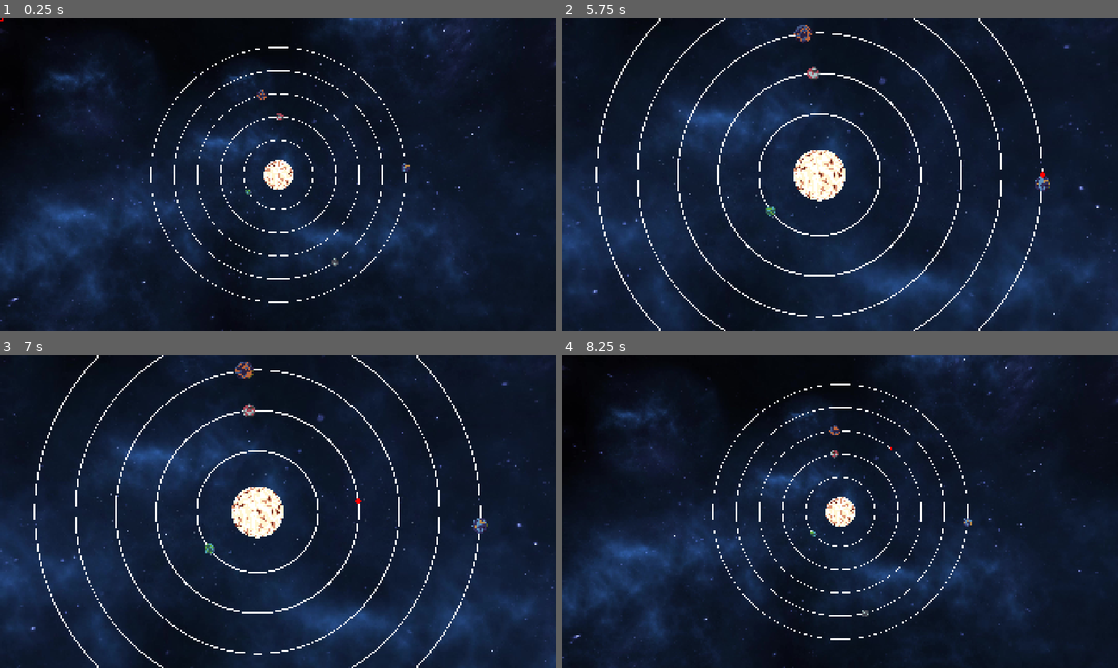
Above: before the commit, frames 1-4 (two rows, left to right).
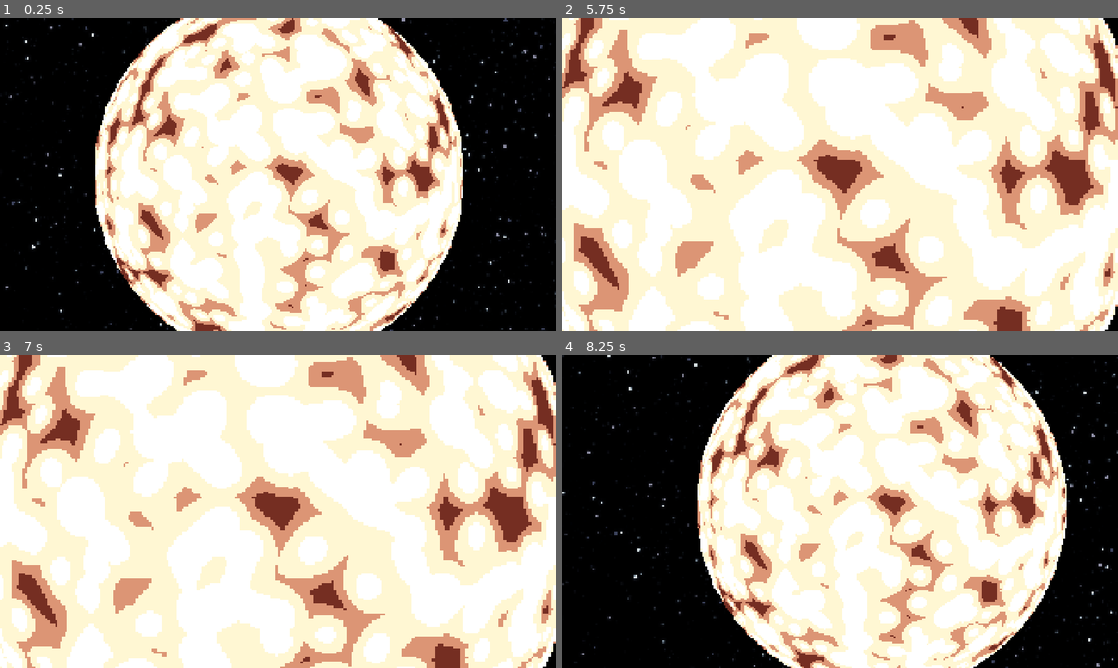
Above: after the commit, the same moments.

Repository: ChetterKRSK/SpaceSpeedrunner
Game: Godot game, scene res://gameScene.tscn
Same seed, same stepped clock (60 frames per second), same inputs: the game is played once before the commit and once after it.
Inputs (mouse positions are in pixels of both pictures, inside the frame that each line leads up to):
- Up to frame 1 (0.25 s): no input
- Up to frame 2 (5.75 s): tap Enter (ui_accept) at 0.5, 0.77, 2, 2.75, 3.5, 3.77, 5 s; move the mouse to (962, 158) at 0.52 s; hold D (Move_Right) 0.53-1.25 s; click (962, 158) at 0.67 s; drag from (728, 190) to (812, 237) at 1.27 s; move the mouse to (895, 105) at 2.02 s; hold D (Move_Right) 2.03-2.75 s; click (895, 105) at 2.17 s; drag from (812, 237) to (673, 127) at 2.77 s; move the mouse to (1006, 221) at 3.52 s; hold Left (Move_Left) 3.53-4.25 s; click (1006, 221) at 3.67 s; tap Middle mouse button (Drag_Map) at 4.15 s; drag from (673, 127) to (756, 96) at 4.27 s; move the mouse to (867, 174) at 5.02 s; hold Left (Move_Left) from 5.03 s (still down); click (867, 174) at 5.17 s; tap Mouse wheel up (Zoom_In_Map) at 5.65 s
- Up to frame 3 (7 s): release Left (Move_Left) at 5.75 s; drag from (194, 433) to (166, 527) at 5.77 s; move the mouse to (400, 495) at 6.52 s; hold D (Move_Right) from 6.53 s (still down); click (400, 495) at 6.67 s; tap Enter (ui_accept) at 6.77 s
- Up to frame 4 (8.25 s): tap Mouse wheel down (Zoom_Out_Map) at 7.15 s; release D (Move_Right) at 7.25 s; drag from (728, 527) to (812, 574) at 7.27 s; move the mouse to (895, 442) at 8.02 s; hold Left (Move_Left) from 8.03 s (still down); click (895, 442) at 8.17 s

The runs differ from the first frame. In frame 1, 93% of the frame differs, in the area x 0-100%, y 0-100%; in frame 2, 99%; in frame 3, 99%; in frame 4, 92%.

Commit message:
Адаптивный UI на звездной карте

Diff:
--- a/gameScene.tscn
+++ b/gameScene.tscn
@@ -1,8 +1,8 @@
-[gd_scene load_steps=22 format=3 uid="uid://b0x017ss6meho"]
+[gd_scene load_steps=22 format=3 uid="uid://ipyyy8fyw71i"]
 
 [ext_resource type="Texture2D" uid="uid://sxem2r1i44in" path="res://assets/Sprites/Planet1.png" id="1_ijlju"]
 [ext_resource type="Script" uid="uid://dh4n41emaw2ty" path="res://game_scene.gd" id="1_vdwas"]
-[ext_resource type="Texture2D" uid="uid://e8f4ya12ohp" path="res://assets/Sprites/SpaceBG1.jpg" id="2_2aj80"]
+[ext_resource type="Texture2D" uid="uid://d0vw5hu814uri" path="res://assets/Sprites/SpaceBG2.png" id="2_ftf7w"]
 [ext_resource type="Texture2D" uid="uid://cg8d6scweyojp" path="res://assets/Sprites/Planet2.png" id="2_vdwas"]
 [ext_resource type="Texture2D" uid="uid://ck5wuiqdc7snw" path="res://assets/Sprites/Planet3.png" id="3_2aj80"]
 [ext_resource type="Texture2D" uid="uid://yq0luvem7lf" path="res://assets/Sprites/Planet4.png" id="4_ftf7w"]
@@ -125,17 +125,68 @@
 [sub_resource type="CircleShape2D" id="CircleShape2D_oqr1i"]
 radius = 640.0
 
-[node name="GameScene" type="Node2D" node_paths=PackedStringArray("planetPaths")]
+[node name="GameScene" type="Node2D" node_paths=PackedStringArray("planetPaths", "planetOrbits")]
 script = ExtResource("1_vdwas")
 planetPaths = [NodePath("MainObjectsSystem/PlanetOrbit1/PathFollow2D"), NodePath("MainObjectsSystem/PlanetOrbit2/PathFollow2D"), NodePath("MainObjectsSystem/PlanetOrbit3/PathFollow2D"), NodePath("MainObjectsSystem/PlanetOrbit4/PathFollow2D"), NodePath("MainObjectsSystem/PlanetOrbit5/PathFollow2D")]
+planetOrbits = [NodePath("MainObjectsSystem/PlanetOrbit1"), NodePath("MainObjectsSystem/PlanetOrbit2"), NodePath("MainObjectsSystem/PlanetOrbit3"), NodePath("MainObjectsSystem/PlanetOrbit4"), NodePath("MainObjectsSystem/PlanetOrbit5")]
 planetOrbitSpeed = Array[float]([0.0, 0.0, 0.0, 0.0, 0.0])
 
 [node name="MainObjectsSystem" type="Node2D" parent="."]
 
-[node name="BG" type="Sprite2D" parent="MainObjectsSystem"]
-z_index = -5
-scale = Vector2(6.27685, 6.27685)
-texture = ExtResource("2_2aj80")
+[node name="BG" type="Node" parent="MainObjectsSystem"]
+
+[node name="SpaceBg" type="Sprite2D" parent="MainObjectsSystem/BG"]
+z_index = -5
+position = Vector2(-11520, -6480)
+scale = Vector2(1.5, 1.5)
+texture = ExtResource("2_ftf7w")
+
+[node name="SpaceBg2" type="Sprite2D" parent="MainObjectsSystem/BG"]
+z_index = -5
+position = Vector2(0, -6480)
+scale = Vector2(1.5, 1.5)
+texture = ExtResource("2_ftf7w")
+
+[node name="SpaceBg3" type="Sprite2D" parent="MainObjectsSystem/BG"]
+z_index = -5
+position = Vector2(11520, -6480)
+scale = Vector2(1.5, 1.5)
+texture = ExtResource("2_ftf7w")
+
+[node name="SpaceBg4" type="Sprite2D" parent="MainObjectsSystem/BG"]
+z_index = -5
+position = Vector2(-11520, 0.000488281)
+scale = Vector2(1.5, 1.5)
+texture = ExtResource("2_ftf7w")
+
+[node name="SpaceBg5" type="Sprite2D" parent="MainObjectsSystem/BG"]
+z_index = -5
+scale = Vector2(1.5, 1.5)
+texture = ExtResource("2_ftf7w")
+
+[node name="SpaceBg6" type="Sprite2D" parent="MainObjectsSystem/BG"]
+z_index = -5
+position = Vector2(11520, 0)
+scale = Vector2(1.5, 1.5)
+texture = ExtResource("2_ftf7w")
+
+[node name="SpaceBg7" type="Sprite2D" parent="MainObjectsSystem/BG"]
+z_index = -5
+position = Vector2(-11520, 6480)
+scale = Vector2(1.5, 1.5)
+texture = ExtResource("2_ftf7w")
+
+[node name="SpaceBg8" type="Sprite2D" parent="MainObjectsSystem/BG"]
+z_index = -5
+position = Vector2(0, 6480)
+scale = Vector2(1.5, 1.5)
+texture = ExtResource("2_ftf7w")
+
+[node name="SpaceBg9" type="Sprite2D" parent="MainObjectsSystem/BG"]
+z_index = -5
+position = Vector2(11520, 6480)
+scale = Vector2(1.5, 1.5)
+texture = ExtResource("2_ftf7w")
 
 [node name="PlanetOrbit1" type="Path2D" parent="MainObjectsSystem" node_paths=PackedStringArray("line")]
 curve = SubResource("Curve2D_vdwas")
--- a/game_scene.gd
+++ b/game_scene.gd
@@ -12,17 +12,33 @@
 @onready var mainCamera: Camera2D = $MainCamera
 
 @export var planetPaths: Array[PathFollow2D]
+@export var planetOrbits: Array[Path2D]
 @export var planetOrbitSpeed: Array[float]
 
 var cameraZoomLimit: Array[float] = [0.08, 2]
-var mouseCursorScale: Array[float] = [0.05, 1]
 var cameraZoomStep: float = 1.15
+var planetOrbitLineWidthStandart = 3
+var mouseCursorSizeStandart = 0.1
+var lastSelectedOrbit = 0
+var isMouseOnOrbit = false
+
 var planetOrbitDistances: Array[float]
-var lastSelectedOrbit = 0
 var lastMousePosition: Vector2
 
 
 func _ready() -> void:
+	mainCamera.zoom = Vector2(1, 1)
+	setStandartValues()
+
+func _process(delta: float) -> void:
+	planetOrbitMoving(delta)
+	cameraMovingZooming()
+	print(isMouseOnOrbit)
+
+func _input(event) -> void:
+	movingOrbitCursorOnMap(event)
+
+func setStandartValues():
 	for path: PathFollow2D in planetPaths:
 		path.progress_ratio = randf_range(0, 1)
 		planetOrbitDistances.append(path.get_parent().curve.get_point_position(0).distance_to(Vector2()))
@@ -32,27 +48,30 @@
 		planetOrbitSpeed[i] = (0.1/6) / rndMinutes # (0.1/6) - 60s
 		planetOrbitSpeed[i] = -planetOrbitSpeed[i] if randi_range(0, 10) <= 1 else planetOrbitSpeed[i]
 
-func _process(delta: float) -> void:
-	for i in range(planetPaths.size()):
-		planetPaths[i].progress_ratio += planetOrbitSpeed[i] * delta
-
-	cameraMovingZooming()
-
-func _input(event) -> void:
-	movingOrbitCursorOnMap(event)
-
 func movingOrbitCursorOnMap(event):
 	if event is InputEventMouseMotion:
 		var angleMousePosition: float = (get_global_mouse_position() - Vector2()).angle()
-		mouseCursor.position = Vector2(planetOrbitDistances[lastSelectedOrbit] * cos(angleMousePosition), planetOrbitDistances[lastSelectedOrbit] * sin(angleMousePosition))
 		var mouseDistance = get_global_mouse_position().distance_to(Vector2())
 		for distance: float in planetOrbitDistances:
-			if mouseDistance - distance > -250 and mouseDistance - distance < 250:
-				lastSelectedOrbit = planetOrbitDistances.find(distance)
+			if mouseDistance - planetOrbitDistances[0] < -10 / mainCamera.zoom.x:
+				lastSelectedOrbit = 0
+				isMouseOnOrbit = false
+				break
+			elif mouseDistance - planetOrbitDistances[-1] > 10 / mainCamera.zoom.x:
+				lastSelectedOrbit = planetOrbitDistances.size() - 1
+				isMouseOnOrbit = false
+				break
+			else:
+				if mouseDistance - distance > -10 / mainCamera.zoom.x and mouseDistance - distance < 10 / mainCamera.zoom.x:
+					lastSelectedOrbit = planetOrbitDistances.find(distance)
+					isMouseOnOrbit = true
+					break
+				else:
+					isMouseOnOrbit = false
+		mouseCursor.position = Vector2(planetOrbitDistances[lastSelectedOrbit] * cos(angleMousePosition), planetOrbitDistances[lastSelectedOrbit] * sin(angleMousePosition))
 
 func cameraMovingZooming():
 	if Input.is_action_just_pressed("Zoom_In_Map") or Input.is_action_pressed("Zoom_In_Map"):
-		print(mainCamera.get_viewport_transform())
 		if mainCamera.zoom.x < cameraZoomLimit[1] / cameraZoomStep:
 			var lastPos = get_global_mouse_position()
 			mainCamera.zoom *= cameraZoomStep
@@ -65,8 +84,8 @@
 			mainCamera.position += (lastPos - get_global_mouse_position())
 			#tween.parallel().tween_property(mainCamera, "position", mainCamera.position + (lastA - get_global_mouse_position()), 0.5)
 			#tween.parallel().tween_property(mainCamera, "zoom", Vector2(cameraZoomLimit[1], cameraZoomLimit[1]), 0.5)
+
 	if Input.is_action_just_pressed("Zoom_Out_Map") or Input.is_action_pressed("Zoom_Out_Map"):
-		print(mainCamera.get_viewport_transform())
 		if mainCamera.zoom.x > cameraZoomLimit[0] * cameraZoomStep:
 			var lastPos = get_global_mouse_position()
 			mainCamera.zoom /= cameraZoomStep
@@ -78,10 +97,17 @@
 			mainCamera.position = Vector2(0, 0)
 			#tween.parallel().tween_property(mainCamera, "position", Vector2(0, 0), 0.5)
 			#tween.parallel().tween_property(mainCamera, "zoom", Vector2(cameraZoomLimit[0], cameraZoomLimit[0]), 0.5)
+
+	var newMouseCursorScale = mouseCursorSizeStandart / mainCamera.zoom.x
+	mouseCursor.scale = Vector2(newMouseCursorScale, newMouseCursorScale)
+	var newPlanetOrbitLineWidth = planetOrbitLineWidthStandart / mainCamera.zoom.x
+	for orbit in planetOrbits:
+		orbit.line_width = newPlanetOrbitLineWidth
+		orbit.updateButtonEvent()
+
 	if Input.is_action_just_pressed("Drag_Map"):
 		lastMousePosition = get_global_mouse_position()
 	if Input.is_action_pressed("Drag_Map"):
-		print(mainCamera.get_viewport_transform())
 		mainCamera.position += lastMousePosition - get_global_mouse_position()
 		if mainCamera.position.x < mainCamera.limit_left + (mainCamera.get_viewport_rect().size.x / 2) / mainCamera.zoom.x:
 			mainCamera.position.x = mainCamera.limit_left + (mainCamera.get_viewport_rect().size.x / 2) / mainCamera.zoom.x
@@ -91,3 +117,16 @@
 			mainCamera.position.y = mainCamera.limit_top + (mainCamera.get_viewport_rect().size.y / 2) / mainCamera.zoom.y
 		if mainCamera.position.y > mainCamera.limit_bottom - (mainCamera.get_viewport_rect().size.y / 2) / mainCamera.zoom.y:
 			mainCamera.position.y = mainCamera.limit_bottom - (mainCamera.get_viewport_rect().size.y / 2) / mainCamera.zoom.y
+
+func planetOrbitMoving(delta: float):
+	for i in range(planetPaths.size()):
+		planetPaths[i].progress_ratio += planetOrbitSpeed[i] * delta
+
+
+func _on_planet_mouse_entered() -> void:
+	pass
+
+
+func _on_planet_input_event(viewport: Node, event: InputEvent, shape_idx: int) -> void:
+	if event is InputEventMouseButton:
+		pass
--- a/project.godot
+++ b/project.godot
@@ -11,10 +11,10 @@
 [application]
 
 config/name="SpaceSpeedrunners"
-run/main_scene="uid://b0x017ss6meho"
+run/main_scene="uid://ipyyy8fyw71i"
 config/features=PackedStringArray("4.4", "Forward Plus")
 config/icon="res://icon.svg"
-config/git_sha="98d52e1b50d0dfbe242eda8d300ea65d51a9ba7d"
+config/git_sha="701fecf2141853fa8fc029f321d71644f42aef5d"
 
 [autoload]
 
@@ -31,10 +31,6 @@
 
 version_control/plugin_name="GitPlugin"
 version_control/autoload_on_startup=true
-
-[editor_plugins]
-
-enabled=PackedStringArray("res://addons/git_sha_project_setting/plugin.cfg")
 
 [input]
 
@@ -62,14 +58,14 @@
 , Object(InputEventKey,"resource_local_to_scene":false,"resource_name":"","device":-1,"window_id":0,"alt_pressed":false …(186 unchanged characters)…
 ]
 }
+Mouse_Left_Button={
+"deadzone": 0.2,
+"events": [Object(InputEventMouseButton,"resource_local_to_scene":false,"resource_name":"","device":-1,"window_id":0,"alt_pressed":false,"shift_pressed":false,"ctrl_pressed":false,"meta_pressed":false,"button_mask":1,"position":Vector2(210, 25),"global_position":Vector2(222, 85),"factor":1.0,"button_index":1,"canceled":false,"pressed":true,"double_click":false,"script":null)
+]
+}
 Drag_Map={
 "deadzone": 0.2,
 "events": [Object(InputEventMouseButton,"resource_local_to_scene":false,"resource_name":"","device":-1,"window_id":0,"a …(258 unchanged characters)…
-]
-}
-Mouse_Left_Button={
-"deadzone": 0.2,
-"events": [Object(InputEventMouseButton,"resource_local_to_scene":false,"resource_name":"","device":-1,"window_id":0,"alt_pressed":false,"shift_pressed":false,"ctrl_pressed":false,"meta_pressed":false,"button_mask":1,"position":Vector2(210, 25),"global_position":Vector2(222, 85),"factor":1.0,"button_index":1,"canceled":false,"pressed":true,"double_click":false,"script":null)
 ]
 }
 
Binary file added: assets/Sprites/SpaceBG2.png
Not shown, added: assets/Sprites/SpaceBG2.png.import
Not shown: 1 places in scenes/test.tscn that only renumber resources
